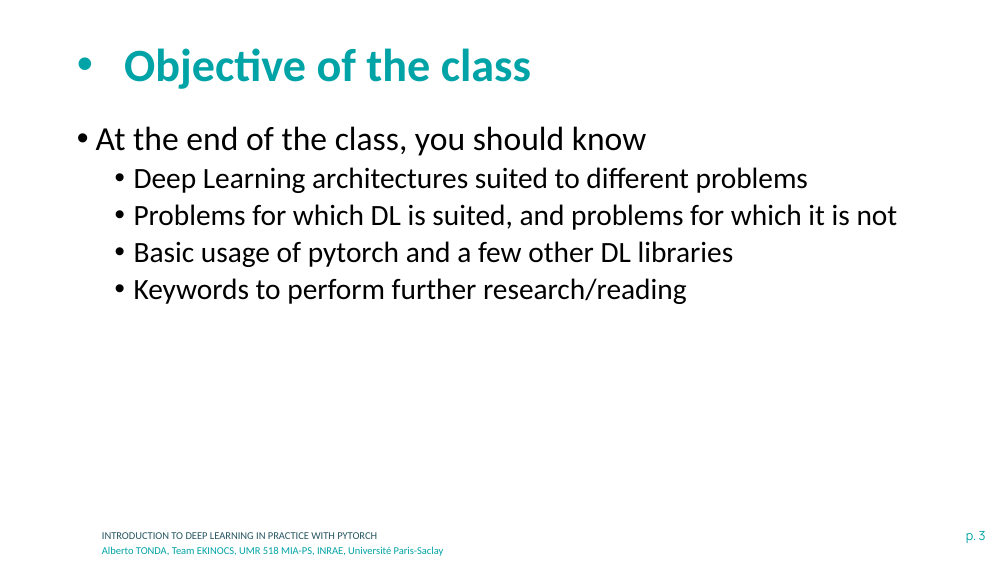
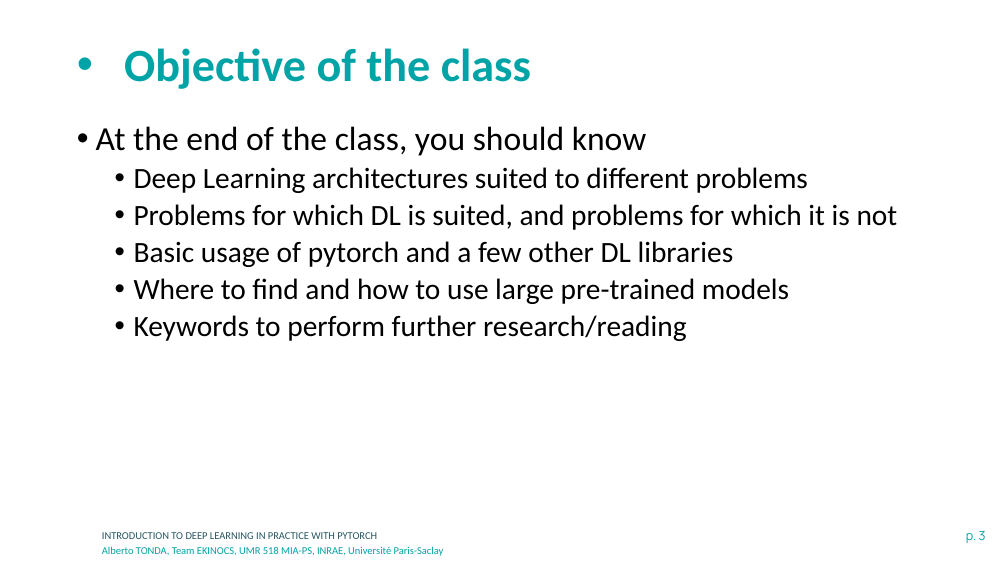
Before and after one commit to albertotonda/teaching, a slide deck: slide 3 of deep-learning-in-practice-with-pytorch/0-introduction.pptx. Drawn at 1008x567 pixels with LibreOffice and Linux fonts; fonts in the diff are those of the drawing; background and template pictures are left out. Boxes give left, top, right and bottom in pixels: in the first picture for what was removed or moved away, otherwise in the second. Text is boxed around its words. In the diff, an @@ line names an element or a change of style, - is before the commit and + after.

```diff
--- a/deep-learning-in-practice-with-pytorch/0-introduction.pptx
+++ b/deep-learning-in-practice-with-pytorch/0-introduction.pptx
@@ text at box(134, 278, 789, 304): paragraph added @@
+  • Where to find and how to use large pre-trained models
```
Also in this commit, not shown: 7 other files.
